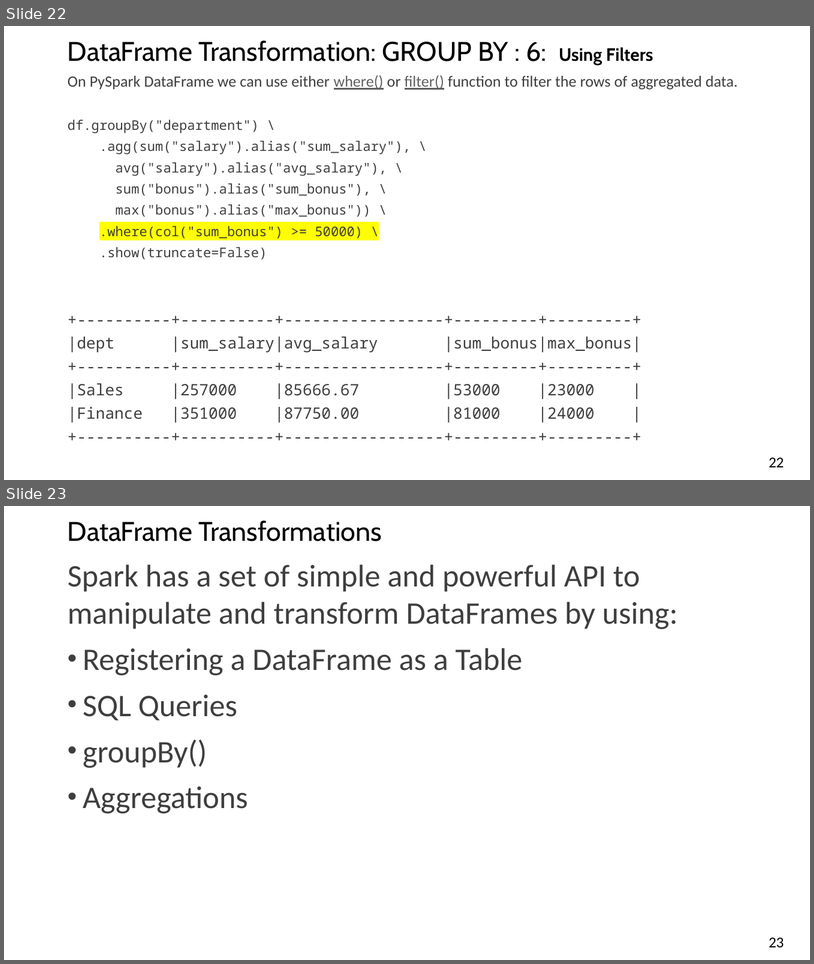
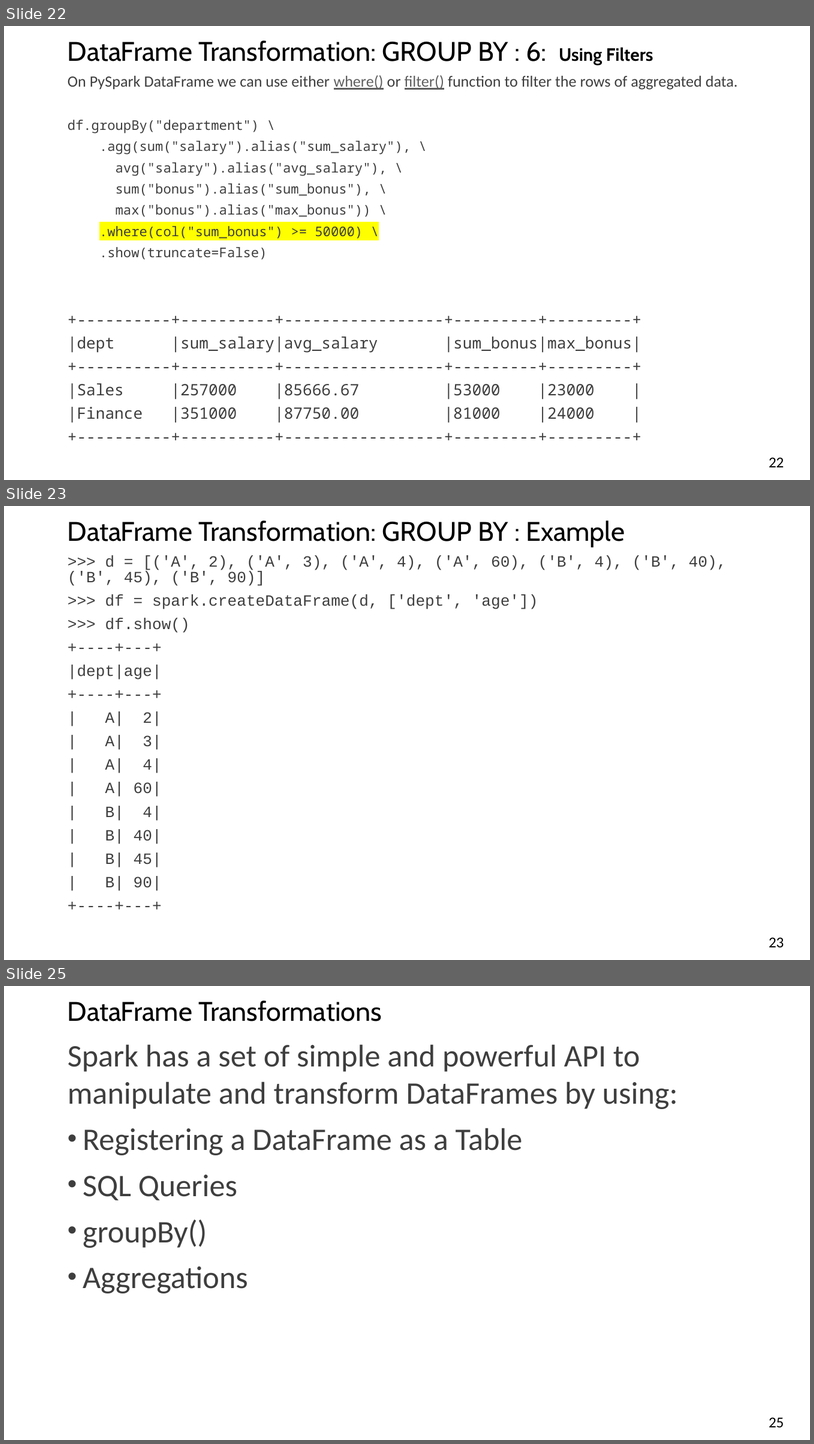
Before and after one commit to mahmoudparsian/big-data-mapreduce-course, a slide deck: slides/pyspark/dataframes_slides/dataFrames_transformations_groupby.pptx. Shown one above the other, each under a label of ours: slides 22 and 23 before the commit, slides 22, 23 and 25 after it; the slides between them are not shown. The pictures are 814x964 and 814x1444 pixels, drawn with LibreOffice and Linux fonts; fonts in the diff are those of the drawing; background and template pictures are left out. Boxes give left, top, right and bottom in pixels: in the first picture for what was removed or moved away, otherwise in the second. Text is boxed around its words. In the diff, an @@ line names an element or a change of style, - is before the commit and + after.

```diff
--- a/slides/pyspark/dataframes_slides/dataFrames_transformations_groupby.pptx
+++ b/slides/pyspark/dataframes_slides/dataFrames_transformations_groupby.pptx
@@ slide 23 added at [4, 506, 810, 960], background #FFFFFF @@
@@ title added at [68, 520, 625, 547], 24 pt, text #000000 @@
+DataFrame Transformation: GROUP BY : Example
@@ text added at [68, 556, 727, 891], 14 pt, text #3E3E3E @@
+>>> d = [('A', 2), ('A', 3), ('A', 4), ('A', 60), ('B', 4), ('B', 40), ('B', 45), ('B', 90)]
+>>> df = spark.createDataFrame(d, ['dept', 'age'])
+>>> df.show()
++----+---+
+|dept|age|
++----+---+
+| A| 2|
+| A| 3|
+| A| 4|
+| A| 60|
+| B| 4|
+| B| 40|
+| B| 45|
+| B| 90|
++----+---+
@@ page number added at [769, 937, 784, 947], 13.5 pt, text #000000 @@
+23
@@ what was slide 23 is now slide 25 @@
@@ page number at [769, 1417, 784, 1427]: text changed @@
-23
+25
```
Also in this commit, not shown: 1 other slide added.
